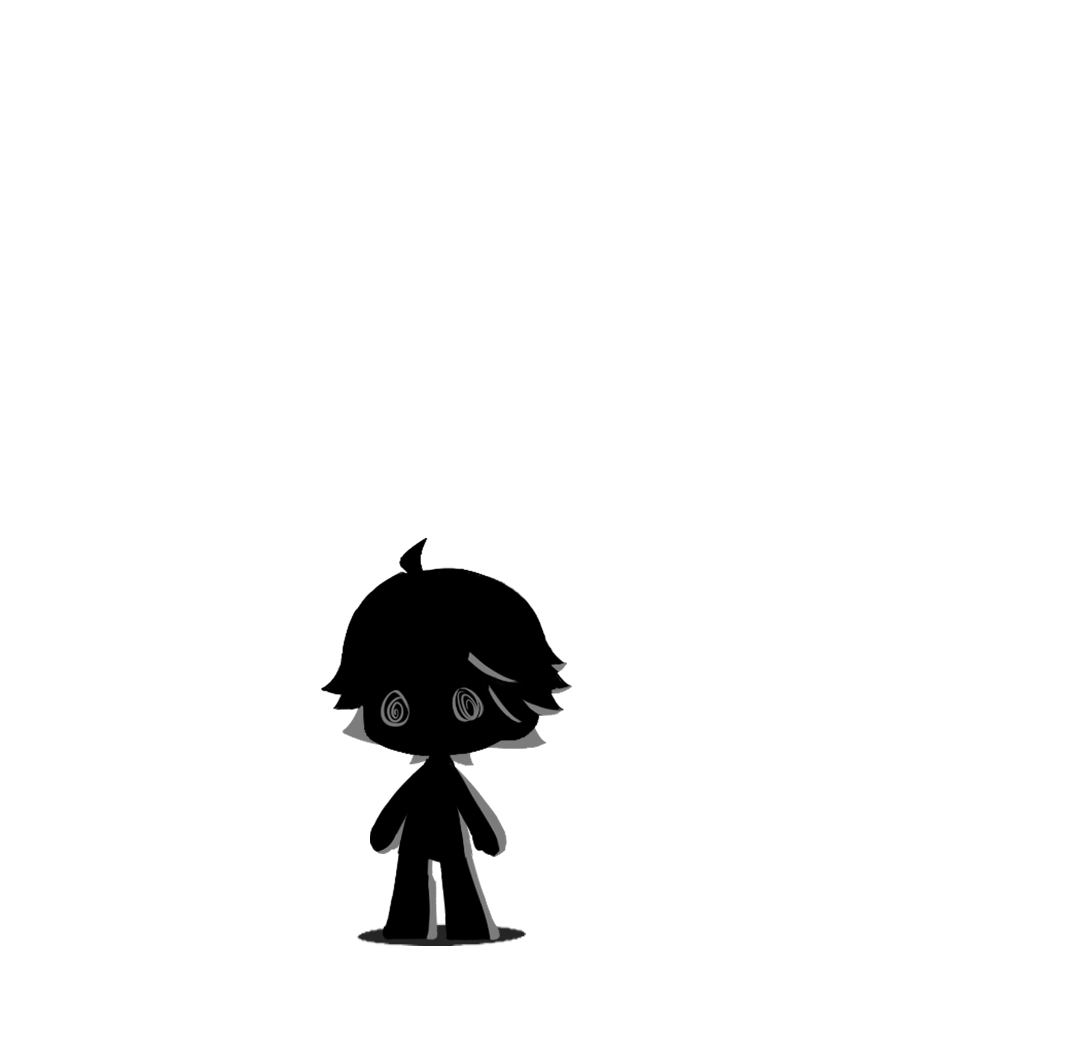
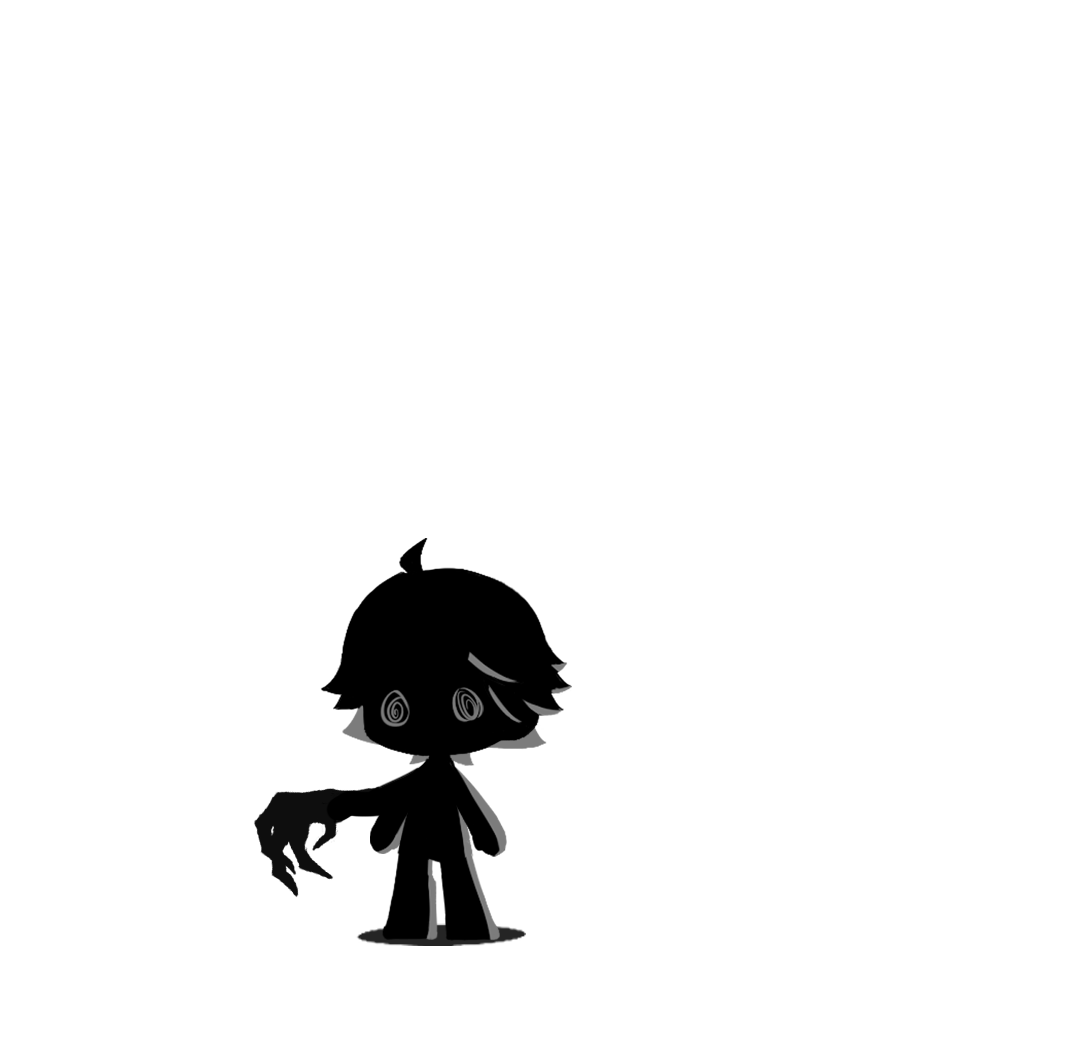
Comparing the layer stacks of the two 1083px x 1038px images. Changes:
added layer "attack hand" above "lelf hand" over left=253, top=760, right=427, bottom=898
